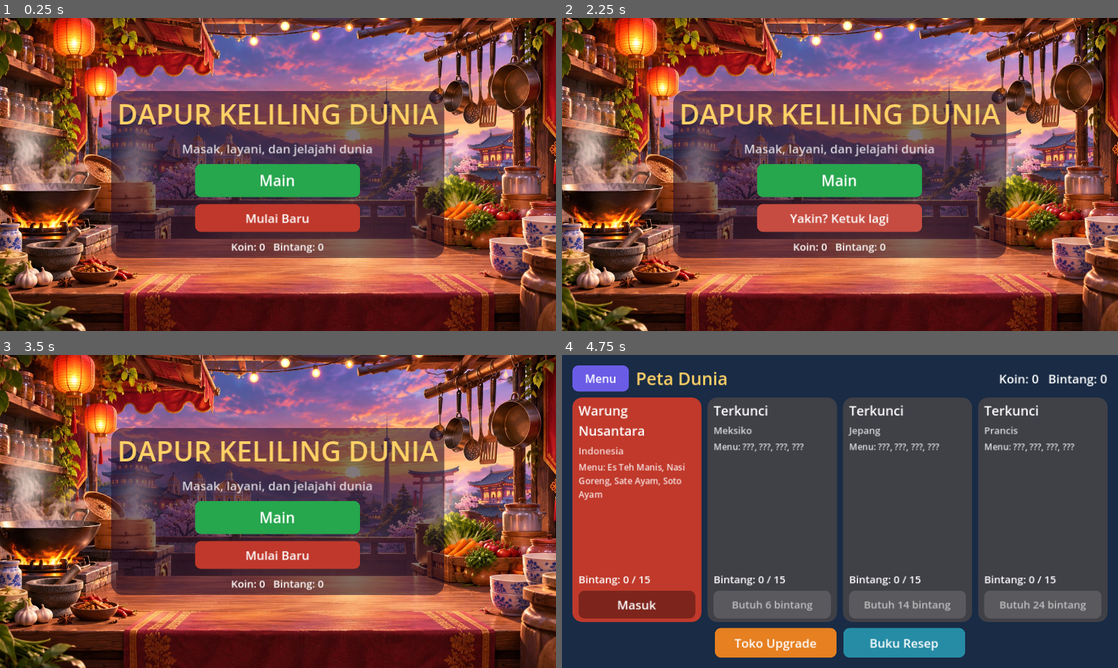
Above: before the commit, frames 1-4 (two rows, left to right).
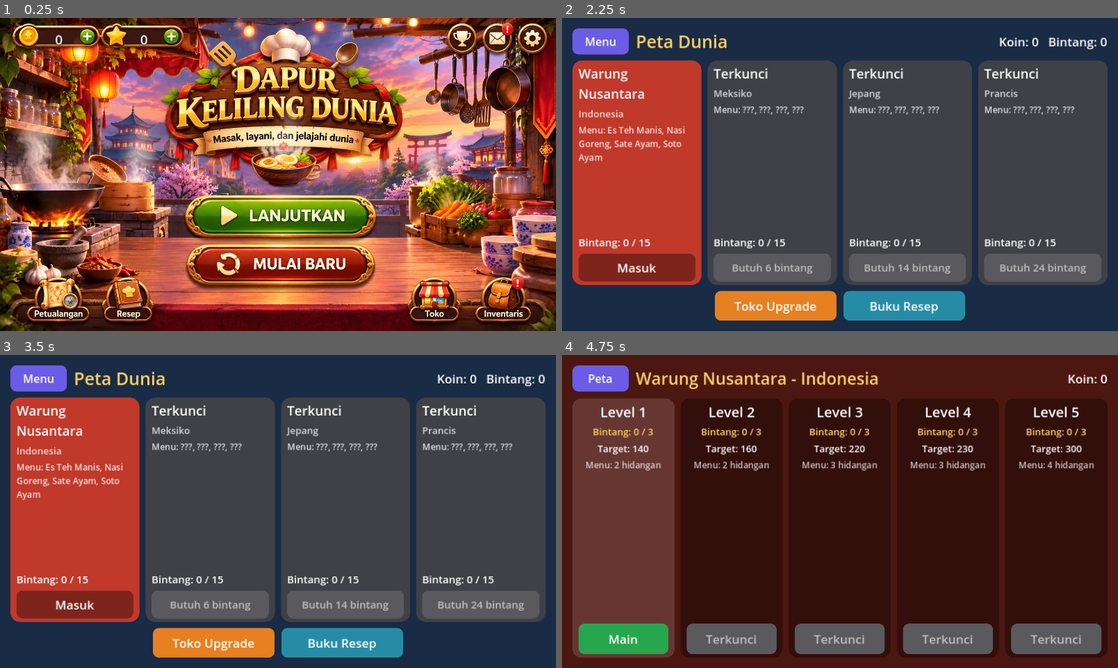
Above: after the commit, the same moments.

Repository: hadydaw/dapur-keliling-dunia
Game: Godot game, scene res://scenes/main.tscn
Same seed, same stepped clock (60 frames per second), same inputs: the game is played once before the commit and once after it.
Inputs (mouse positions are in pixels of both pictures, inside the frame that each line leads up to):
- Up to frame 1 (0.25 s): no input
- Up to frame 2 (2.25 s): click (840, 180) at 0.5 s, where only the run before the commit has a clickable "Main"; click (600, 43) at 1.25 s, where only the run before the commit has a clickable "Menu"; click (845, 215) at 2.02 s
- Up to frame 3 (3.5 s): click (278, 555) at 2.75 s, where only the run before the commit has a clickable "Yakin? Ketuk lagi"
- Up to frame 4 (4.75 s): click (840, 555) at 3.5 s, where only the run before the commit has a clickable "Mulai Baru"; click "Main" (after the commit: "Masuk") at 4.25 s

The runs differ from the first frame. In frame 1, 81% of the frame differs, in the area x 0-100%, y 0-100%; in frame 2, 95%; in frame 3, 95%; in frame 4, 98%.

Commit message:
Menu utama sesuai mockup: tombol sentuh di atas gambar, uji ketuk otomatis
Co-Authored-By: Claude Sonnet 5.5 <noreply@anthropic.com>
Claude-Session: https://claude.ai/code/session_011EntzXR2BpcjDYDQYm7Xs9

Diff:
--- a/scripts/screens/menu_screen.gd
+++ b/scripts/screens/menu_screen.gd
@@ -1,12 +1,39 @@
 extends Control
+## Menu Utama: gambar penuh + tombol sentuh transparan di atas tiap tombol pada gambar.
 
 const UI = preload("res://scripts/ui_kit.gd")
 const AnimatedBg = preload("res://scripts/ui/animated_bg.gd")
 
 signal navigate(screen: String, params: Dictionary)
 
-var reset_btn: Button
-var reset_armed := false
+# Area tombol pada gambar menu_ui.jpg (piksel, gambar 1672x941)
+const IMG := Vector2(1672.0, 941.0)
+const HOTSPOTS := [
+	{"id": "lanjutkan", "rect": Rect2(560, 540, 570, 115)},
+	{"id": "mulai_baru", "rect": Rect2(565, 685, 560, 115)},
+	{"id": "petualangan", "rect": Rect2(80, 780, 190, 132)},
+	{"id": "resep", "rect": Rect2(310, 780, 150, 132)},
+	{"id": "toko", "rect": Rect2(1235, 780, 150, 132)},
+	{"id": "inventaris", "rect": Rect2(1430, 780, 170, 132)},
+	{"id": "piala", "rect": Rect2(1345, 15, 90, 92)},
+	{"id": "surat", "rect": Rect2(1455, 15, 90, 92)},
+	{"id": "setelan", "rect": Rect2(1555, 15, 92, 92)},
+	{"id": "tambah_koin", "rect": Rect2(240, 33, 52, 50)},
+	{"id": "tambah_bintang", "rect": Rect2(493, 33, 56, 50)},
+]
+const COIN_NUM := Rect2(135, 36, 85, 40)
+const STAR_NUM := Rect2(392, 36, 85, 40)
+const BAR_COLOR := Color(0.227, 0.09, 0.063)
+
+var bg: Control
+var buttons: Dictionary = {}
+var coin_cover: ColorRect
+var star_cover: ColorRect
+var coin_label: Label
+var star_label: Label
+var toast_label: Label
+var toast_time: float = 0.0
+var overlay: Control = null
 
 
 func setup(_p: Dictionary) -> void:
@@ -15,35 +42,137 @@
 
 func _ready() -> void:
 	UI.fill(self)
-	add_child(AnimatedBg.new())
-	var mc := UI.margin_root(self, 24)
-	var center := CenterContainer.new()
-	mc.add_child(center)
-	var card := UI.panel(Color(0.1, 0.04, 0.14, 0.55), 28)
-	center.add_child(card)
-	var v := UI.vbox(16)
-	card.add_child(v)
-	v.add_child(UI.label("DAPUR KELILING DUNIA", 64, Color(1, 0.82, 0.4), HORIZONTAL_ALIGNMENT_CENTER))
-	v.add_child(UI.label("Masak, layani, dan jelajahi dunia", 28, Color(1, 1, 1, 0.8), HORIZONTAL_ALIGNMENT_CENTER))
-	var play := UI.button("Main", Vector2(380, 76), Color(0.15, 0.65, 0.3), 34)
-	play.size_flags_horizontal = Control.SIZE_SHRINK_CENTER
-	play.pressed.connect(func(): navigate.emit("world_map", {}))
-	v.add_child(play)
-	reset_btn = UI.button("Mulai Baru", Vector2(380, 64), Color(0.75, 0.22, 0.17), 28)
-	reset_btn.size_flags_horizontal = Control.SIZE_SHRINK_CENTER
-	reset_btn.pressed.connect(_on_reset)
-	v.add_child(reset_btn)
-	v.add_child(UI.label("Koin: %d   Bintang: %d" % [GameState.coins, GameState.total_stars()], 24, Color.WHITE, HORIZONTAL_ALIGNMENT_CENTER))
+	bg = AnimatedBg.new()
+	add_child(bg)
+
+	var flat := StyleBoxEmpty.new()
+	var press := StyleBoxFlat.new()
+	press.bg_color = Color(1, 1, 1, 0.2)
+	press.set_corner_radius_all(24)
+	for h in HOTSPOTS:
+		var b := Button.new()
+		b.flat = true
+		b.focus_mode = Control.FOCUS_NONE
+		b.add_theme_stylebox_override("normal", flat)
+		b.add_theme_stylebox_override("hover", flat)
+		b.add_theme_stylebox_override("pressed", press)
+		b.add_theme_stylebox_override("focus", flat)
+		b.pressed.connect(_on_hotspot.bind(h["id"]))
+		add_child(b)
+		buttons[h["id"]] = b
+
+	coin_cover = _make_cover()
+	star_cover = _make_cover()
+	coin_label = _make_num()
+	star_label = _make_num()
+	toast_label = UI.label("", 30, Color(1, 0.9, 0.5), HORIZONTAL_ALIGNMENT_CENTER)
+	toast_label.add_theme_color_override("font_outline_color", Color(0.1, 0.03, 0.03))
+	toast_label.add_theme_constant_override("outline_size", 8)
+	add_child(toast_label)
+
+	resized.connect(_layout)
+	bg.resized.connect(_layout)
+	_layout()
+
+
+func _make_cover() -> ColorRect:
+	var c := ColorRect.new()
+	c.color = BAR_COLOR
+	c.mouse_filter = Control.MOUSE_FILTER_IGNORE
+	add_child(c)
+	return c
+
+
+func _make_num() -> Label:
+	var l := UI.label("0", 30, Color.WHITE, HORIZONTAL_ALIGNMENT_CENTER)
+	l.add_theme_color_override("font_outline_color", Color(0.2, 0.08, 0.04))
+	l.add_theme_constant_override("outline_size", 6)
+	l.mouse_filter = Control.MOUSE_FILTER_IGNORE
+	add_child(l)
+	return l
+
+
+func _norm(r: Rect2) -> Rect2:
+	return Rect2(r.position / IMG, r.size / IMG)
+
+
+func _layout() -> void:
+	for h in HOTSPOTS:
+		var r: Rect2 = bg.rect_to_screen(_norm(h["rect"]))
+		var b: Button = buttons[h["id"]]
+		b.position = r.position
+		b.size = r.size
+	var s: float = bg.image_scale()
+	for pair in [[coin_cover, coin_label, COIN_NUM, GameState.coins], [star_cover, star_label, STAR_NUM, GameState.total_stars()]]:
+		var r2: Rect2 = bg.rect_to_screen(_norm(pair[2]))
+		var cover: ColorRect = pair[0]
+		var lab: Label = pair[1]
+		cover.position = r2.position
+		cover.size = r2.size
+		lab.position = r2.position
+		lab.size = r2.size
+		lab.text = str(pair[3])
+		lab.add_theme_font_size_override("font_size", int(40.0 * s))
+	toast_label.position = Vector2(0, size.y * 0.5)
+	toast_label.size = Vector2(size.x, 50)
+
+
+func _process(delta: float) -> void:
+	if toast_time > 0.0:
+		toast_time -= delta
+		toast_label.modulate.a = clampf(toast_time / 0.5, 0.0, 1.0)
+		if toast_time <= 0.0:
+			toast_label.text = ""
+
+
+func _toast(msg: String) -> void:
+	toast_label.text = msg
+	toast_label.modulate.a = 1.0
+	toast_time = 1.8
+
+
+func _on_hotspot(id: String) -> void:
+	if overlay != null:
+		return
+	match id:
+		"lanjutkan", "petualangan":
+			navigate.emit("world_map", {})
+		"mulai_baru":
+			_confirm_reset()
+		"resep":
+			navigate.emit("recipes", {})
+		"toko", "tambah_koin", "tambah_bintang":
+			navigate.emit("shop", {})
+		"inventaris":
+			_toast("Inventaris segera hadir")
+		"piala":
+			_toast("Pencapaian segera hadir")
+		"surat":
+			_toast("Kotak surat segera hadir")
+		"setelan":
+			_toast("Pengaturan segera hadir")
+
+
+func _confirm_reset() -> void:
+	overlay = UI.overlay(self, "Mulai Baru?", ["Semua koin, bintang, dan upgrade akan dihapus."], [
+		{"text": "Ya, hapus", "color": Color(0.75, 0.22, 0.17), "fn": _do_reset},
+		{"text": "Batal", "color": Color(0.42, 0.36, 0.9), "fn": _close_overlay},
+	])
+
+
+func _close_overlay() -> void:
+	if overlay != null:
+		overlay.queue_free()
+		overlay = null
+
+
+func _do_reset() -> void:
+	GameState.reset_all()
+	navigate.emit("menu", {})
 
 
 func on_back() -> void:
-	get_tree().quit()
-
-
-func _on_reset() -> void:
-	if not reset_armed:
-		reset_armed = true
-		reset_btn.text = "Yakin? Ketuk lagi"
-		return
-	GameState.reset_all()
-	navigate.emit("menu", {})
+	if overlay != null:
+		_close_overlay()
+	else:
+		get_tree().quit()
--- a/scripts/ui/animated_bg.gd
+++ b/scripts/ui/animated_bg.gd
@@ -1,15 +1,14 @@
 extends Control
-## Latar menu beranimasi: satu gambar + lapisan efek (uap, kilau lentera, lampu, api, gerak kamera).
-## Titik efek ditulis dalam koordinat gambar (0..1) supaya tetap pas di rasio layar apa pun.
+## Latar menu: gambar penuh (mode "contain", sisi sisa diisi versi gelap gambar yang sama)
+## + efek kode (uap, kilau lentera/lampu/api). Koordinat efek dan tombol dalam koordinat gambar (0..1).
 
-const TEX := preload("res://assets/menu_bg.jpg")
+const TEX := preload("res://assets/menu_ui.jpg")
 
-const LANTERNS := [Vector2(0.1465, 0.074), Vector2(0.1926, 0.218)]
+const LANTERNS := [Vector2(0.142, 0.105), Vector2(0.187, 0.218)]
 const BULBS := [Vector2(0.511, 0.040), Vector2(0.565, 0.069), Vector2(0.4575, 0.085),
-	Vector2(0.681, 0.011), Vector2(0.743, 0.013), Vector2(0.622, 0.045)]
+	Vector2(0.681, 0.011), Vector2(0.743, 0.013), Vector2(0.622, 0.045), Vector2(0.43, 0.02)]
 const FIRE := Vector2(0.095, 0.63)
-const SUN := Vector2(0.628, 0.377)
-const STEAM := [Vector2(0.066, 0.47), Vector2(0.251, 0.50), Vector2(0.7775, 0.53)]
+const STEAM := [Vector2(0.066, 0.47), Vector2(0.251, 0.50), Vector2(0.7775, 0.53), Vector2(0.508, 0.45)]
 
 var t: float = 0.0
 var glow_tex: GradientTexture2D
@@ -44,7 +43,7 @@
 	for i in STEAM.size():
 		var p := CPUParticles2D.new()
 		p.texture = glow_tex
-		p.amount = 14
+		p.amount = 12
 		p.lifetime = 3.2
 		p.preprocess = 3.0
 		p.direction = Vector2(0, -1)
@@ -52,10 +51,10 @@
 		p.gravity = Vector2(6, -14)
 		p.initial_velocity_min = 18.0
 		p.initial_velocity_max = 36.0
-		p.scale_amount_min = 0.5
-		p.scale_amount_max = 1.1
+		p.scale_amount_min = 0.4
+		p.scale_amount_max = 0.9
 		var ramp := Gradient.new()
-		ramp.colors = PackedColorArray([Color(1, 1, 1, 0.0), Color(1, 0.97, 0.92, 0.22), Color(1, 1, 1, 0.0)])
+		ramp.colors = PackedColorArray([Color(1, 1, 1, 0.0), Color(1, 0.97, 0.92, 0.2), Color(1, 1, 1, 0.0)])
 		ramp.offsets = PackedFloat32Array([0.0, 0.3, 1.0])
 		p.color_ramp = ramp
 		add_child(p)
@@ -64,36 +63,44 @@
 	_layout_steam()
 
 
-## Pemetaan koordinat gambar (0..1) -> piksel layar, mode "cover" + zoom pelan.
-func _map() -> Dictionary:
-	var iw: float = TEX.get_width()
-	var ih: float = TEX.get_height()
-	var s: float = maxf(size.x / iw, size.y / ih) * (1.04 + 0.012 * sin(t * 0.25))
-	var draw_size := Vector2(iw, ih) * s
-	var off := (size - draw_size) * 0.5 + Vector2(sin(t * 0.18) * 6.0, 0.0)
-	return {"s": s, "off": off, "size": draw_size}
+## Skala "contain": seluruh gambar terlihat, tidak ada yang terpotong.
+func image_scale() -> float:
+	return minf(size.x / TEX.get_width(), size.y / TEX.get_height())
 
 
-func _to_screen(p: Vector2) -> Vector2:
-	var m := _map()
-	return m["off"] + p * (m["size"] as Vector2)
+func image_rect() -> Rect2:
+	var draw_size := Vector2(TEX.get_width(), TEX.get_height()) * image_scale()
+	return Rect2((size - draw_size) * 0.5, draw_size)
+
+
+func to_screen(p: Vector2) -> Vector2:
+	var r := image_rect()
+	return r.position + p * r.size
+
+
+func rect_to_screen(r: Rect2) -> Rect2:
+	var a := to_screen(r.position)
+	var b := to_screen(r.position + r.size)
+	return Rect2(a, b - a)
 
 
 func _layout_steam() -> void:
 	for i in steam_nodes.size():
-		steam_nodes[i].position = _to_screen(STEAM[i])
+		steam_nodes[i].position = to_screen(STEAM[i])
 
 
 func _process(delta: float) -> void:
 	t += delta
-	_layout_steam()
 	queue_redraw()
 	glow_layer.queue_redraw()
 
 
 func _draw() -> void:
-	var m := _map()
-	draw_texture_rect(TEX, Rect2(m["off"], m["size"]), false)
+	# isi sisi sisa dengan versi "cover" yang digelapkan
+	var cover: float = maxf(size.x / TEX.get_width(), size.y / TEX.get_height())
+	var cs := Vector2(TEX.get_width(), TEX.get_height()) * cover
+	draw_texture_rect(TEX, Rect2((size - cs) * 0.5, cs), false, Color(0.4, 0.35, 0.45))
+	draw_texture_rect(TEX, image_rect(), false)
 
 
 func _glow(center: Vector2, radius: float, color: Color) -> void:
@@ -101,14 +108,12 @@
 
 
 func _draw_glows() -> void:
-	var m := _map()
-	var k: float = m["s"] * 0.6
+	var k: float = image_scale() * 0.6
 	for i in LANTERNS.size():
 		var pulse: float = 0.5 + 0.5 * sin(t * 1.6 + i * 1.9)
-		_glow(_to_screen(LANTERNS[i]), 70.0 * k * (1.0 + 0.1 * pulse), Color(1.0, 0.45, 0.15, 0.22 + 0.16 * pulse))
+		_glow(to_screen(LANTERNS[i]), 70.0 * k * (1.0 + 0.1 * pulse), Color(1.0, 0.45, 0.15, 0.2 + 0.14 * pulse))
 	for i in BULBS.size():
 		var tw: float = 0.5 + 0.5 * sin(t * (2.2 + i * 0.37) + i * 2.3)
-		_glow(_to_screen(BULBS[i]), 34.0 * k, Color(1.0, 0.85, 0.5, 0.15 + 0.4 * tw))
+		_glow(to_screen(BULBS[i]), 34.0 * k, Color(1.0, 0.85, 0.5, 0.12 + 0.35 * tw))
 	var flick: float = 0.6 + 0.4 * sin(t * 11.0) * sin(t * 5.3 + 1.0)
-	_glow(_to_screen(FIRE), 90.0 * k, Color(1.0, 0.5, 0.1, 0.18 + 0.22 * flick))
-	_glow(_to_screen(SUN), 120.0 * k, Color(1.0, 0.7, 0.4, 0.14 + 0.05 * sin(t * 0.7)))
+	_glow(to_screen(FIRE), 90.0 * k, Color(1.0, 0.5, 0.1, 0.16 + 0.2 * flick))
--- /dev/null
+++ b/tests/menu_test.gd
@@ -0,0 +1,85 @@
+extends Control
+## Uji menu: ketuk (klik sungguhan) di tengah tiap tombol gambar, cek layar tujuan.
+## Jalankan: godot --headless --path . res://tests/menu_test.tscn
+
+const EXPECT := {
+	"lanjutkan": "world_map_screen.gd",
+	"petualangan": "world_map_screen.gd",
+	"resep": "recipe_book_screen.gd",
+	"toko": "shop_screen.gd",
+	"tambah_koin": "shop_screen.gd",
+	"tambah_bintang": "shop_screen.gd",
+	"inventaris": "menu_screen.gd",
+	"piala": "menu_screen.gd",
+	"surat": "menu_screen.gd",
+	"setelan": "menu_screen.gd",
+}
+
+var fails := 0
+
+
+func _tap(pos: Vector2) -> void:
+	var down := InputEventMouseButton.new()
+	down.button_index = MOUSE_BUTTON_LEFT
+	down.position = pos
+	down.global_position = pos
+	down.pressed = true
+	get_viewport().push_input(down)
+	var up := InputEventMouseButton.new()
+	up.button_index = MOUSE_BUTTON_LEFT
+	up.position = pos
+	up.global_position = pos
+	up.pressed = false
+	get_viewport().push_input(up)
+
+
+func _screen_of(main: Node) -> String:
+	return main.current.get_script().resource_path.get_file()
+
+
+func _ready() -> void:
+	# Mode headless tidak punya jendela nyata; paksa ukuran layar uji 1280x720
+	get_window().size = Vector2i(1280, 720)
+	await get_tree().process_frame
+	print("ukuran layar uji: ", get_viewport().get_visible_rect().size)
+	var main: Node = load("res://scenes/main.tscn").instantiate()
+	add_child(main)
+	for i in 3:
+		await get_tree().process_frame
+	for id in EXPECT:
+		main._go("menu", {})
+		for i in 3:
+			await get_tree().process_frame
+		var b: Button = main.current.buttons[id]
+		var center: Vector2 = b.global_position + b.size * 0.5
+		_tap(center)
+		for i in 3:
+			await get_tree().process_frame
+		var got := _screen_of(main)
+		var ok: bool = got == EXPECT[id]
+		if not ok:
+			fails += 1
+		print("%s %-15s ketuk (%d,%d) -> %s" % ["OK  " if ok else "GAGAL", id, center.x, center.y, got])
+	# Mulai Baru membuka konfirmasi, Batal menutupnya, Ya menghapus progres
+	main._go("menu", {})
+	for i in 3:
+		await get_tree().process_frame
+	var gs: Node = GameState
+	gs.coins = 123
+	var mb: Button = main.current.buttons["mulai_baru"]
+	_tap(mb.global_position + mb.size * 0.5)
+	for i in 3:
+		await get_tree().process_frame
+	var has_overlay: bool = main.current.overlay != null
+	print("%s mulai_baru membuka konfirmasi" % ("OK  " if has_overlay else "GAGAL"))
+	if not has_overlay:
+		fails += 1
+	main.current._do_reset()
+	for i in 3:
+		await get_tree().process_frame
+	var reset_ok: bool = gs.coins == 0
+	print("%s reset menghapus koin (coins=%d)" % ["OK  " if reset_ok else "GAGAL", gs.coins])
+	if not reset_ok:
+		fails += 1
+	print("TOTAL GAGAL: %d" % fails)
+	get_tree().quit(1 if fails > 0 else 0)
--- /dev/null
+++ b/tests/menu_test.tscn
@@ -0,0 +1,12 @@
+[gd_scene load_steps=2 format=3]
+
+[ext_resource type="Script" path="res://tests/menu_test.gd" id="1"]
+
+[node name="MenuTest" type="Control"]
+layout_mode = 3
+anchors_preset = 15
+anchor_right = 1.0
+anchor_bottom = 1.0
+grow_horizontal = 2
+grow_vertical = 2
+script = ExtResource("1")
Binary file added: assets/menu_ui.jpg
Not shown, added: assets/menu_ui.jpg.import
Not shown, changed: docs/CHANGELOG.md
